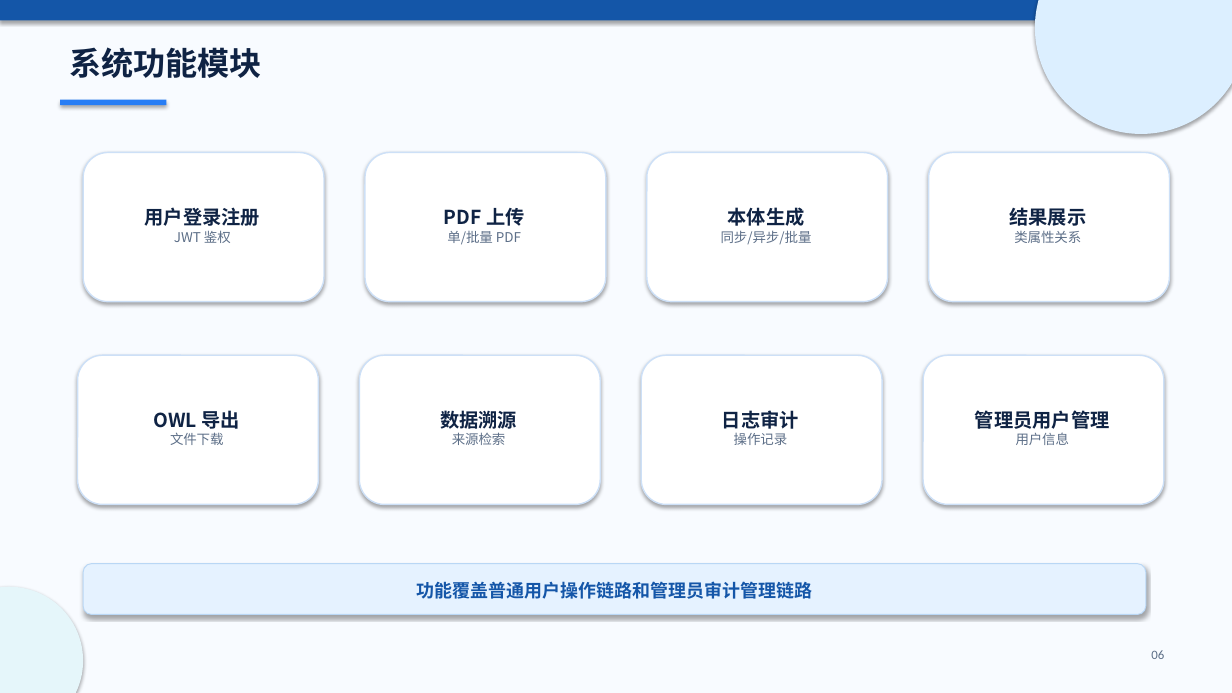
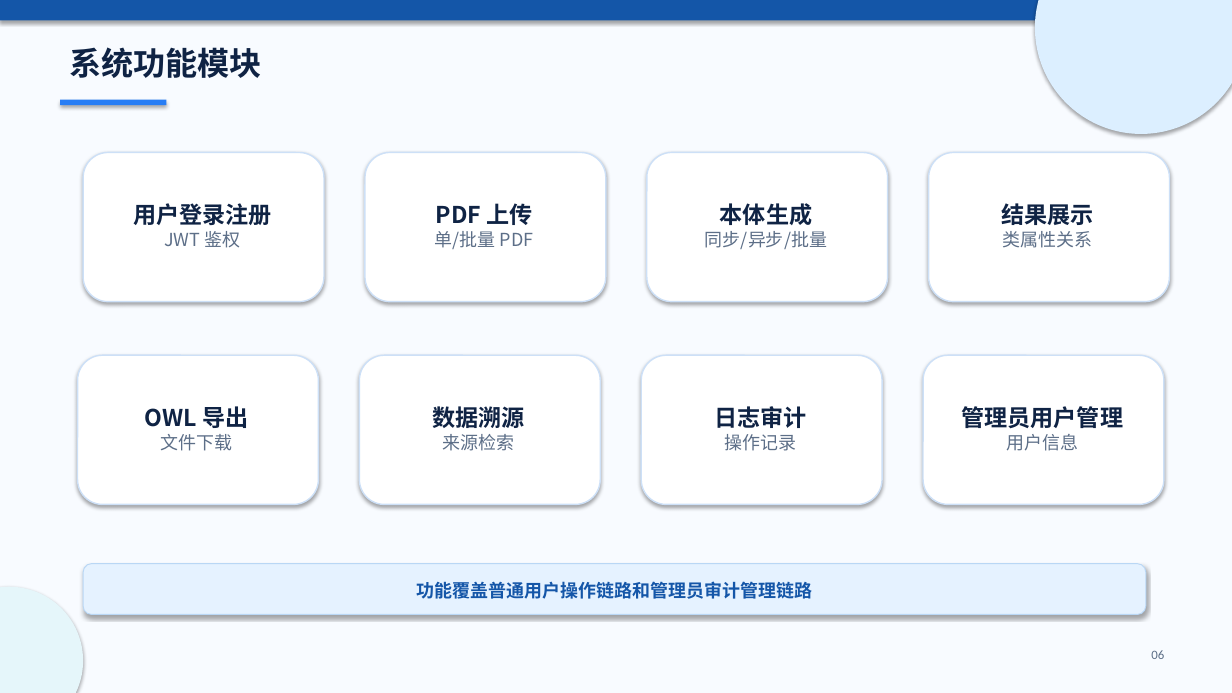
Before and after one commit to czx812/edu-ontology-system, a slide deck: slide 6 of docs/基于大模型智能体的教育本体构建系统_成果展示版.pptx. Drawn at 1232x693 pixels with LibreOffice and Linux fonts; fonts in the diff are those of the drawing. Boxes give left, top, right and bottom in pixels: in the first picture for what was removed or moved away, otherwise in the second. Text is boxed around its words. In the diff, an @@ line names an element or a change of style, - is before the commit and + after.

```diff
--- a/docs/基于大模型智能体的教育本体构建系统_成果展示版.pptx
+++ b/docs/基于大模型智能体的教育本体构建系统_成果展示版.pptx
@@ text "用户登录注册" at (133, 203, 272, 248): size 15 to 18 pt in "用户登录注册"; size 10.5 to 14 pt in "JWT 鉴权" @@
@@ text "PDF 上传" at (435, 203, 534, 249): size 15 to 18 pt in "PDF 上传"; size 10.5 to 14 pt in "单/批量 PDF" @@
@@ text "本体生成" at (705, 203, 827, 249): size 15 to 18 pt in "本体生成"; size 10.5 to 14 pt in "同步/异步/批量" @@
@@ text "结果展示" at (1002, 203, 1094, 248): size 15 to 18 pt in "结果展示"; size 10.5 to 14 pt in "类属性关系" @@
@@ text "OWL 导出" at (145, 406, 248, 451): size 15 to 18 pt in "OWL 导出"; size 10.5 to 14 pt in "文件下载" @@
@@ text "数据溯源" at (432, 403, 524, 451): size 15 to 18 pt in "数据溯源"; size 10.5 to 14 pt in "来源检索" @@
@@ text "日志审计" at (714, 406, 806, 451): size 15 to 18 pt in "日志审计"; size 10.5 to 14 pt in "操作记录" @@
@@ text "管理员用户管理" at (961, 406, 1123, 451): size 15 to 18 pt in "管理员用户管理"; size 10.5 to 14 pt in "用户信息" @@
```
Also in this commit, not shown: 8 other slides changed, 3 slides added, 29 other files.
